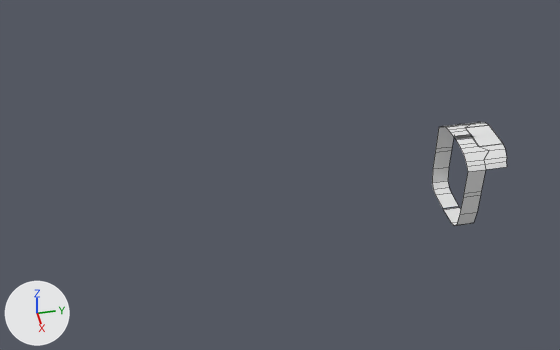
The Blender file source/Kamov.blend, before and after one commit.
One viewpoint serves both versions: a camera (50 mm lens) standing at (10.06, -7.25, 7.48) and looking at (-0.09, -5.24, -0.28). The lights are fixed; the arrows at lower left show +X, +Y and +Z. Mesh edges are drawn as thin lines.
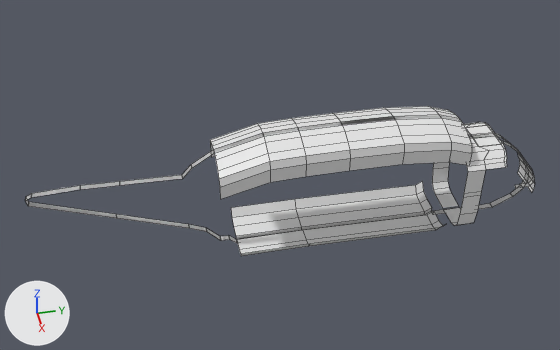
Where the change shows, as pixel boxes (x1, y1, x2, y2) in the pictures (560 x 350 px):
```json
{"object": "Plane", "change": "reshaped", "before": [432, 122, 507, 226], "after": [25, 106, 535, 256]}
{"part": 1, "of": "me_plane", "change": "built on", "before": [466, 122, 507, 168], "after": [25, 106, 535, 256]}
```

Scene script edits in JSON lines:
```json
{"block": "me_plane", "where": "# used by ob_plane; location = (0.01, -2.12, 0.14); scale = (0.0541, 0.155, 1.0)"}
{"op": "remove", "block": "me_plane", "code": "me_plane.from_pydata(...)  # 42 vertices, 21 faces, 1 loose edge; spans x -5.5..12.3, y -1.0..3.8, z -1.5..0.0"}
{"op": "add", "block": "me_plane", "code": "me_plane.from_pydata(...)  # 205 vertices, 119 faces, 3 loose edges; spans x -17.7..12.3, y -46.3..8.7, z -1.7..0.7"}
{"block": "me_plane", "change": "me_plane part 1"}
{"block": "me_plane", "change": "5 faces are deleted"}
{"block": "me_plane", "change": "109 vertices are added at x -17.7..12.3, y -46.3..8.7, z -1.7..0.7"}
{"block": "me_plane", "change": "38 new vertices lie (2.0, 0.0, 0.0) away from vertices in x -1.0, y -46.3..8.7, z -1.7..0.5"}
{"block": "me_plane", "change": "6 new vertices lie (-2.6, 0.0, 0.0) away from vertices in x -1.0, y -27.1..-3.0, z 0.3..0.5"}
{"block": "me_plane", "change": "5 new vertices lie (-4.5, 0.0, 0.0) away from vertices in x -1.0, y 8.1..8.7, z -1.2..-0.7"}
{"block": "me_plane", "change": "5 new vertices lie (-0.8, 0.0, -0.1) away from vertices in x -10.0, y -27.1..-0.7, z 0.1..0.4"}
{"block": "me_plane", "change": "2 loose edges are added"}
{"block": "me_plane", "change": "103 new faces join them"}
```
